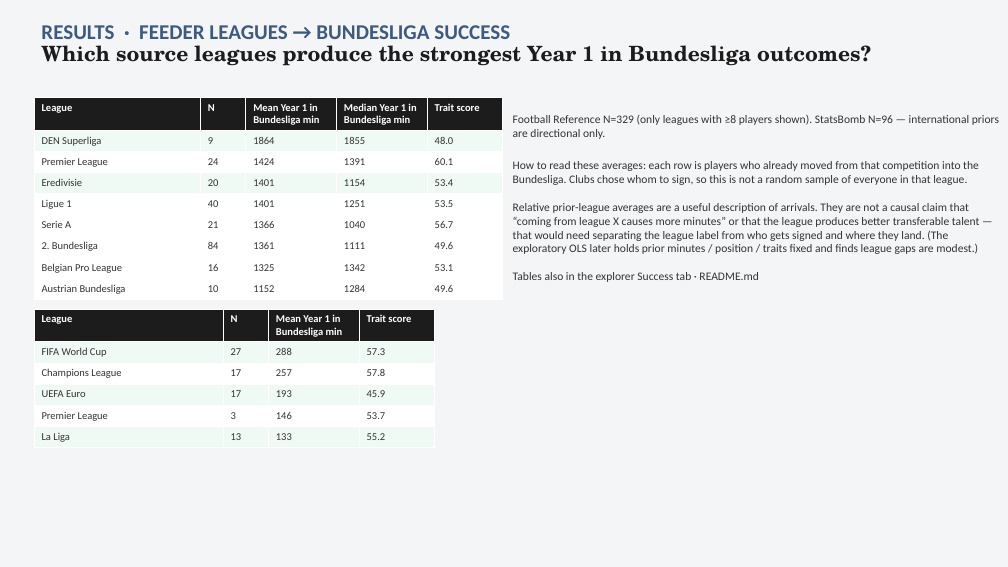
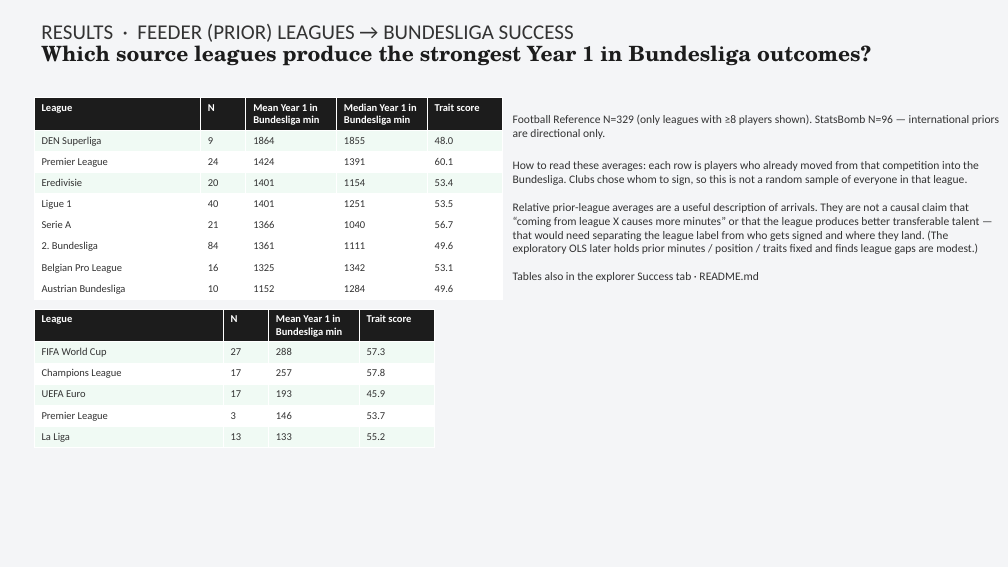
Before and after one commit to colbymorris08/bundesliga-transfer-traits, a slide deck: slide 17 of bundesliga_transfer_traits.pptx. Drawn at 1008x567 pixels with LibreOffice and Linux fonts; fonts in the diff are those of the drawing. Boxes give left, top, right and bottom in pixels: in the first picture for what was removed or moved away, otherwise in the second. Text is boxed around its words. In the diff, an @@ line names an element or a change of style, - is before the commit and + after.

```diff
--- a/bundesliga_transfer_traits.pptx
+++ b/bundesliga_transfer_traits.pptx
@@ text at <box>41,24,574,46</box>: text changed; text colour #3D5A80 to #333333; bold off @@
-RESULTS · FEEDER LEAGUES → BUNDESLIGA SUCCESS
+RESULTS · FEEDER (PRIOR) LEAGUES → BUNDESLIGA SUCCESS
```
Also in this commit, not shown: 9 other slides changed.
